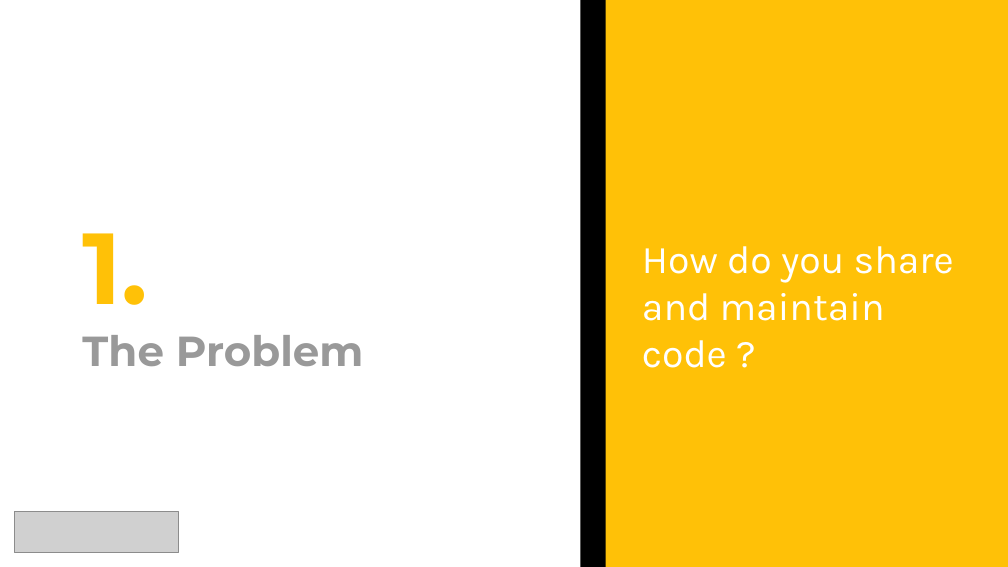
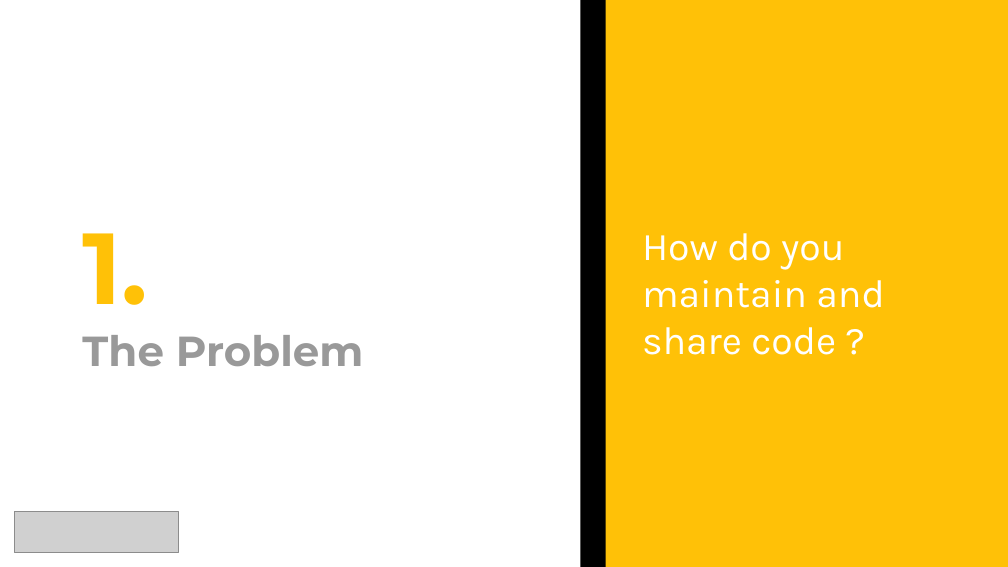
Before and after one commit to shashwatx/git_101, a slide deck: slide 3 of presentation.pptx. Drawn at 1008x567 pixels with LibreOffice and Linux fonts; fonts in the diff are those of the drawing; grey boxes stand for pictures. Boxes give left, top, right and bottom in pixels: in the first picture for what was removed or moved away, otherwise in the second. Text is boxed around its words. In the diff, an @@ line names an element or a change of style, - is before the commit and + after.

```diff
--- a/presentation.pptx
+++ b/presentation.pptx
@@ text at box(642, 233, 884, 355): text changed @@
-How do you share and maintain code ?
+How do you maintain and share code ?
```
Also in this commit, not shown: 9 other slides changed, 1 slide removed, 2 other files.
